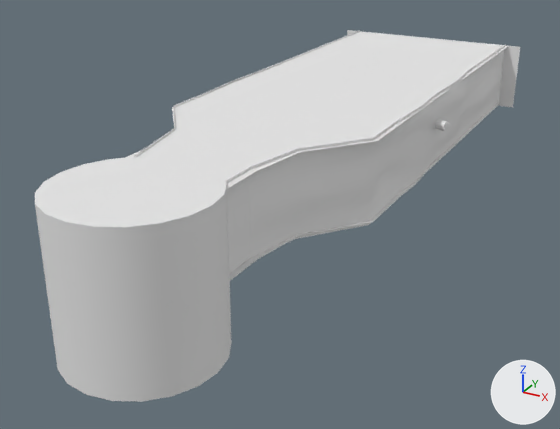
What one commit did to the OBJ model Assets/Levels/LevelOneCurved.obj.
Camera for both pictures: a camera (50 mm lens) standing at (55.9, -125.9, 46.8) and looking at (-3.3, -18.4, -7.0). Every picture has the same lights, and +X, +Y and +Z are marked at lower right. Where no turn or scale is listed for an object, it has been applied to the vertices. Vertices at the same position are counted once.

Script lines for the objects in view, before the commit:
```python
me_levelonecurved = bpy.data.meshes.new('LevelOneCurved')
me_levelonecurved.from_pydata(...)  # 1965 vertices, 1896 faces; spans x -21.0..20.4, y -71.3..46.9, z -9.0..13.2
me_levelonecurved.materials.append(mat_initialshadinggroup)  # white #e7e7e7
ob_levelonecurved = bpy.data.objects.new('LevelOneCurved', me_levelonecurved)
ob_levelonecurved.location = (0.0, 0.0, 0.0)
```
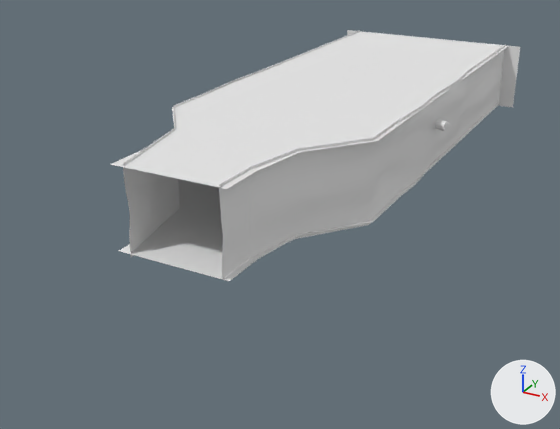
The edits, one by one:
me_levelonecurved has 1965 vertices, 1896 faces and spans x -21.0..20.4, y -71.3..46.9, z -9.0..13.2.
me_levelonecurved is used by ob_levelonecurved; location (0.0, 0.0, 0.0).
me_levelonecurved part 1: the loose piece of 42 vertices spanning x -11.1..11.1, y -71.3..-49.1, z -9.0..13.2 is deleted.

Pixel boxes [x1, y1, x2, y2] of what changed, in the pictures (560 x 429 px):
'LevelOneCurved', reshaped (15% narrower, 32% shorter): before [35, 30, 520, 402]; after [110, 30, 520, 281]
part 1 of me_levelonecurved, deleted: before [35, 157, 232, 402]
